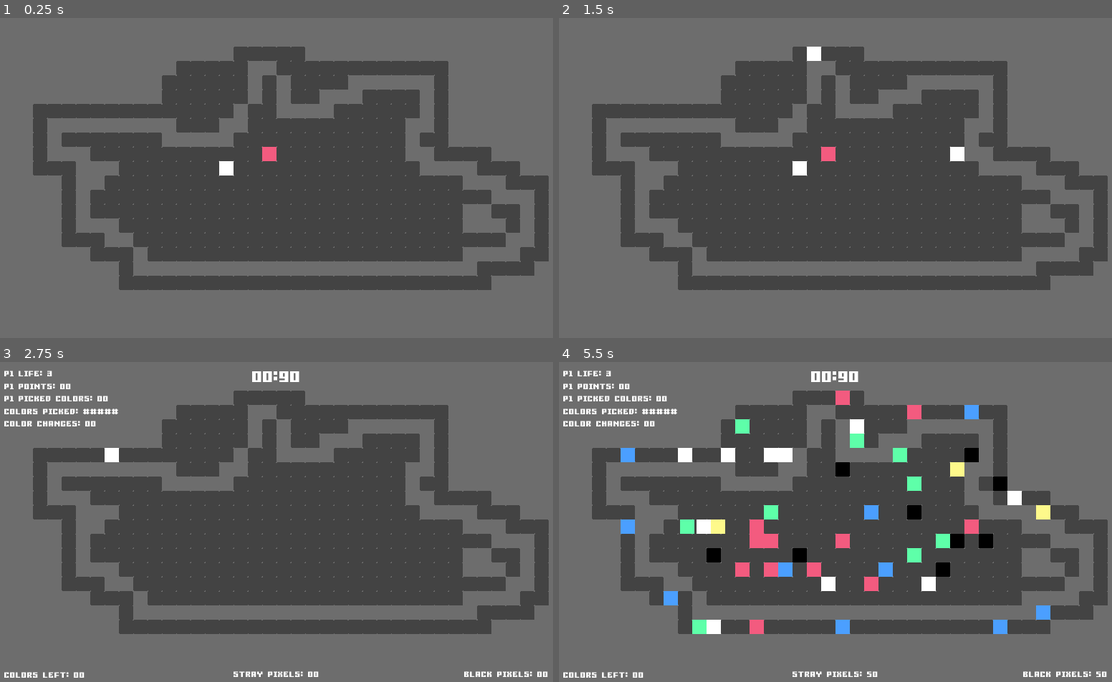
Above: before the commit, frames 1-4 (two rows, left to right).
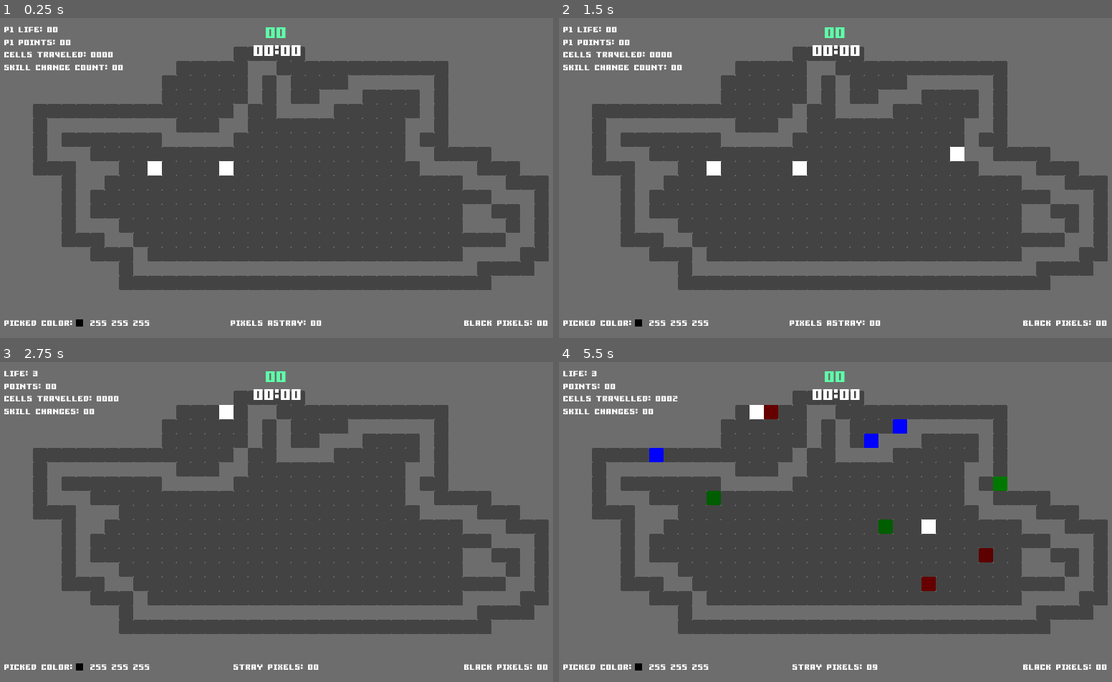
Above: after the commit, the same moments.

Repository: Lerimama/Pixel-Astray
Game: Godot game, scene res://Arena.tscn
The game is run twice, just before and just after one commit, with the same random seed, the same clock (stepped at 60 frames per second) and the same inputs.
Inputs (mouse positions are in pixels of both pictures, inside the frame that each line leads up to):
- Up to frame 1 (0.25 s): no input
- Up to frame 2 (1.5 s): tap Enter (ui_accept) at 0.5, 0.77, 1.25 s; move the mouse to (962, 162) at 0.52 s; hold Right (ui_right) 0.53-1.25 s; tap 1 (no1) at 0.6 s; click (962, 162) at 0.67 s; tap 2 (no2) at 0.8 s; drag from (719, 194) to (829, 155) at 1.27 s
- Up to frame 3 (2.75 s): tap Enter (ui_accept) at 2 s; move the mouse to (331, 451) at 2.02 s; hold Left (ui_left) from 2.03 s (still down); tap 3 (no3) at 2.1 s; tap R (r) at 2.3 s
- Up to frame 4 (5.5 s): release Left (ui_left) at 2.75 s; tap Enter (ui_accept) at 2.75, 3.5, 3.77, 5 s; drag from (807, 586) to (664, 474) at 2.77 s; move the mouse to (1006, 570) at 3.52 s; hold Right (ui_right) 3.53-4.25 s; tap X (x) at 3.6 s; tap 1 (no1) at 3.8 s; drag from (664, 474) to (747, 442) at 4.27 s; move the mouse to (863, 522) at 5.02 s; hold Right (ui_right) from 5.03 s (still down); hold Ctrl (ctrl) from 5.03 s (still down); click (863, 522) at 5.17 s; tap 3 (no3) at 5.3 s

The runs differ from the first frame. In frame 1, 2.0% of the frame differs, in the area x 0-100%, y 2-97%; in frame 2, 2.0%; in frame 3, 2.8%; in frame 4, 9.7%, in the area x 0-100%, y 2-99%.
Error after the commit: Invalid get index 'stray_pixels' (on base: 'Dictionary'). (res://GameManager.gd:167)

Commit message:
En delavnik pred dedlajnom

Diff:
--- a/Arena.tscn
+++ b/Arena.tscn
@@ -179,7 +179,7 @@
 dir_memory_mode = true
 
 [node name="StrayPixel" parent="." instance=ExtResource( 9 )]
-position = Vector2( 624, 304 )
+position = Vector2( 368, 336 )
 
 [node name="AnimationPlayer" type="AnimationPlayer" parent="."]
 anims/ghost = SubResource( 119 )
@@ -189,7 +189,7 @@
 [node name="HUD" type="Node2D" parent="UI"]
 script = ExtResource( 13 )
 
-[node name="Control" type="Control" parent="UI/HUD"]
+[node name="HudControl" type="Control" parent="UI/HUD"]
 anchor_right = 0.997
 anchor_bottom = 0.994
 margin_right = 1280.0
@@ -200,18 +200,31 @@
 "_edit_lock_": true
 }
 
-[node name="GameTime" type="Label" parent="UI/HUD/Control"]
+[node name="GameTime" type="Label" parent="UI/HUD/HudControl"]
 anchor_left = 0.5
 anchor_right = 0.5
-margin_left = -64.0
-margin_right = 64.0
-margin_bottom = 52.0
+margin_left = -52.0
+margin_top = 40.0
+margin_right = 56.0
+margin_bottom = 92.0
 custom_fonts/font = ExtResource( 12 )
 text = "00:00"
 align = 1
 valign = 2
 
-[node name="PlayerLife" type="Label" parent="UI/HUD/Control"]
+[node name="Level" type="Label" parent="UI/HUD/HudControl"]
+modulate = Color( 0.368627, 1, 0.662745, 1 )
+anchor_left = 0.5
+anchor_right = 0.5
+margin_left = -24.0
+margin_right = 24.0
+margin_bottom = 52.0
+custom_fonts/font = ExtResource( 12 )
+text = "00"
+align = 1
+valign = 2
+
+[node name="Life" type="Label" parent="UI/HUD/HudControl"]
 margin_left = 32.0
 margin_top = 10.0
 margin_right = 178.0
@@ -222,7 +235,7 @@
 "_editor_description_": ""
 }
 
-[node name="PlayerPoints" type="Label" parent="UI/HUD/Control"]
+[node name="Points" type="Label" parent="UI/HUD/HudControl"]
 margin_left = 32.0
 margin_top = 38.0
 margin_right = 178.0
@@ -233,48 +246,84 @@
 "_editor_description_": ""
 }
 
-[node name="PlayerColor" type="Label" parent="UI/HUD/Control"]
+[node name="CellsTravelled" type="Label" parent="UI/HUD/HudControl"]
 margin_left = 32.0
 margin_top = 66.0
-margin_right = 216.0
+margin_right = 264.0
 margin_bottom = 92.0
-text = "PLAYER COLOR: 00"
-valign = 2
-__meta__ = {
-"_editor_description_": ""
-}
-
-[node name="ColorsPicked" type="Label" parent="UI/HUD/Control"]
+text = "CELLS TRAVELED: 0000"
+valign = 2
+__meta__ = {
+"_editor_description_": ""
+}
+
+[node name="SkilChangeCount" type="Label" parent="UI/HUD/HudControl"]
 margin_left = 32.0
 margin_top = 94.0
-margin_right = 280.0
+margin_right = 288.0
 margin_bottom = 120.0
-text = "COLORS PICKED: #####"
-valign = 2
-__meta__ = {
-"_editor_description_": ""
-}
-
-[node name="ColorChangeCount" type="Label" parent="UI/HUD/Control"]
-margin_left = 32.0
-margin_top = 122.0
-margin_right = 284.0
-margin_bottom = 148.0
-text = "COLOR CHANGES: 00"
-valign = 2
-__meta__ = {
-"_editor_description_": ""
-}
-
-[node name="PixelsStray" type="Label" parent="UI/HUD/Control"]
+text = "SKILL CHANGE COUNT: 00"
+valign = 2
+__meta__ = {
+"_editor_description_": ""
+}
+
+[node name="PickedColor" type="Control" parent="UI/HUD/HudControl"]
+anchor_top = 1.0
+anchor_bottom = 1.0
+margin_left = 32.0
+margin_top = -48.0
+margin_right = 356.0
+margin_bottom = -28.0
+
+[node name="Label" type="Label" parent="UI/HUD/HudControl/PickedColor"]
+anchor_top = 1.0
+anchor_bottom = 1.0
+margin_top = -26.0
+margin_right = 146.0
+text = "PICKED COLOR:"
+valign = 2
+__meta__ = {
+"_editor_description_": ""
+}
+
+[node name="ColorBox" type="Control" parent="UI/HUD/HudControl/PickedColor"]
+anchor_top = 1.0
+anchor_bottom = 1.0
+margin_left = 160.0
+margin_top = -19.0
+margin_right = 176.0
+margin_bottom = -3.0
+__meta__ = {
+"_edit_group_": true
+}
+
+[node name="ColorRect" type="ColorRect" parent="UI/HUD/HudControl/PickedColor/ColorBox"]
+margin_right = 16.0
+margin_bottom = 16.0
+color = Color( 0, 0, 0, 1 )
+
+[node name="Value" type="Label" parent="UI/HUD/HudControl/PickedColor"]
+anchor_top = 1.0
+anchor_bottom = 1.0
+margin_left = 192.0
+margin_top = -26.0
+margin_right = 320.0
+text = "255 255 255"
+valign = 2
+__meta__ = {
+"_editor_description_": ""
+}
+
+[node name="PixelsStray" type="Label" parent="UI/HUD/HudControl"]
 anchor_left = 0.5
 anchor_top = 1.0
 anchor_right = 0.5
 anchor_bottom = 1.0
 margin_left = -128.0
-margin_top = -38.0
+margin_top = -54.0
 margin_right = 128.0
-margin_bottom = -12.0
+margin_bottom = -28.0
 text = "PIXELS ASTRAY: 00"
 align = 1
 valign = 2
@@ -282,15 +331,15 @@
 "_editor_description_": ""
 }
 
-[node name="PixelsHome" type="Label" parent="UI/HUD/Control"]
+[node name="PixelsHome" type="Label" parent="UI/HUD/HudControl"]
 anchor_left = 1.0
 anchor_top = 1.0
 anchor_right = 1.0
 anchor_bottom = 1.0
 margin_left = -288.0
-margin_top = -38.0
+margin_top = -54.0
 margin_right = -32.0
-margin_bottom = -12.0
+margin_bottom = -28.0
 text = "BLACK PIXELS: 00"
 align = 2
 valign = 2
@@ -298,17 +347,4 @@
 "_editor_description_": ""
 }
 
-[node name="ArenaColors" type="Label" parent="UI/HUD/Control"]
-anchor_top = 1.0
-anchor_bottom = 1.0
-margin_left = 32.0
-margin_top = -37.0
-margin_right = 288.0
-margin_bottom = -11.0
-text = "COLORS LEFT: 00"
-valign = 2
-__meta__ = {
-"_editor_description_": ""
-}
-
 [connection signal="floor_completed" from="FloorMap" to="GameManager" method="_on_FloorMap_floor_completed"]
--- a/AutoConfig.gd
+++ b/AutoConfig.gd
@@ -27,11 +27,6 @@
 var color_red = Color("#f35b7f")
 var color_yellow = Color("#fef98b")
 
-
-# enums
-enum GameStats {PLAYER_POINTS, PLAYER_COLOR, COLORS_PICKED, COLOR_CHANGE_COUNT, SKILL_USE_COUNT, PIXELS_STRAY, PIXELS_HOME, ARENA_COLORS}
-
-#enum GameStats {PLAYER_POINTS, PLAYER_COLOR, ARENA_COLORS, PIXELS_STRAY, PIXELS_HOME}
 
 
 var bolt_explosion_shake
--- a/AutoGlobal.gd
+++ b/AutoGlobal.gd
@@ -22,8 +22,8 @@
 
 func print_id (object):
 #	print ("current_scene: ", current_scene)
-	printt("Printam ... ", object.name, object.global_position)
-
+#	printt("Printam ... ", object.name, object.global_position)
+	pass
 func get_random_member_index(group_of_elements, offset):
 
 		var random_range = group_of_elements.size()
--- a/AutoProfiles.gd
+++ b/AutoProfiles.gd
@@ -28,14 +28,17 @@
 	"player_active" : true,
 	"life" : 3,
 	"points" : 0,
-	"color_sum" : 0,
-	"colors_picked" : 0,
-	"color_change_count" : 0,
+#	"color_sum" : 0,
+	"skill_change_count" : 0,
+	"cells_travelled" : 0,
+
+	# obs?
+#	"colors_picked" : 0,
 }
 
 var default_game_stats : Dictionary = { # tole ne uporabljam v zadnji varianti
 	"game_time" : 90, # sekund
-	"colors_left" : 0,
+	"level_no" : 0,
 	"stray_pixels" : 0,
 	"black_pixels" : 0,
 }
--- a/GameManager.gd
+++ b/GameManager.gd
@@ -33,7 +33,7 @@
 
 
 func _ready() -> void:
-
+	randomize()
 	Global.game_manager = self
 
 
@@ -44,7 +44,7 @@
 	if Input.is_action_just_pressed("no2"):
 		spawn_stray_pixel(1)
 	if Input.is_action_just_pressed("no3"):
-		spawn_stray_pixel(50)
+		spawn_stray_pixel(9)
 #	if Input.is_action_just_pressed("x"):
 #		start_game()
 	if Input.is_action_just_pressed("r"):
@@ -89,35 +89,115 @@
 		# _temp
 		P1 = new_player_pixel
 
-
+var random_split_ad_factor = 0.1 # skrbi da je prilagojeno na številorazrezov
+
+func split_colors(strays_count):
+
+	# delim število straysov s številom komponent ... ker kličem funkcijo za vsako barvno komponento posebej
+	var split_count = strays_count / 3
+
+	# določim razpon vrednosti barve
+	var split_color_value = color_spectrum / split_count
+	var split_colors_random: Array = []
+
+	# dodam "random" dodatek, ki je v razmerju s številom splitov
+	var random_split_ad = (color_spectrum / split_count) * random_split_ad_factor
+	# za vsak split
+	for split in split_count:
+		# randomiziraš
+		var random_color_value = split_color_value + random_split_ad
+		random_split_ad += random_split_ad
+
+		# random vrednost zapišeš v array
+		split_colors_random.append(random_color_value)
+		printt("random_split_ad", random_split_ad)
+
+	# resetiram randomize
+	random_split_ad = (color_spectrum / split_count) * random_split_ad_factor
+#		# določi obseg števil iz množice 255
+#		var split_range = 255 / split_count
+#
+#		# določim lokacijo obsega v množici
+#
+#		split_index =
+#
+#
+#	var new_color_r = 255
+#	var new_color_g
+#	var new_color_b
+#
+#	# delim na število delov
+#
+	# dodam random števila v nekem obsegu + -
+
+	return split_colors_random
+
+
+var color_spectrum = 255.0
 func spawn_stray_pixel(strays_amount):
 
+#	strays_amount = 50
+#	var available_red_values: Array = split_colors(strays_amount)
+#	var available_blue_colors: Array = split_colors(strays_amount)
+#	var available_green_colors: Array = split_colors(strays_amount)
+#	printt("available_red_values", available_red_values) # setget snapa pixel
+
+
 	if not available_positions.empty():
 
-		for stray in strays_amount:
-
-			spawned_stray_index += 1
-
-			# instance
-			var new_stray_pixel = StrayPixel.instance()
-
-			# določanje tipa
-			var skills_dictionary: Dictionary = new_stray_pixel.States
-			var selected_skill_index: int = Global.get_random_member_index(skills_dictionary, 1)
-			new_stray_pixel.current_state = selected_skill_index # setget snapa pixel
-
-			# žrebanje pozicije
-			var selected_cell_index: int = Global.get_random_member_index(available_positions, 0)
-			new_stray_pixel.global_position = available_positions[selected_cell_index] + grid_cell_size/2 # ... ne rabim snepat ker se v pixlu na redi funkciji
-
-			#spawn
-			Global.node_creation_parent.add_child(new_stray_pixel)
-
-			# connect
-			new_stray_pixel.connect("stat_changed", self, "_on_stat_changed")
-
-			# odstranim uporabljeno celico
-			available_positions.remove(selected_cell_index)
+		var color_component_index = 1 # za dolčanje katero RGB spreminjamo
+
+		for color in 3: # 3 barv so v RGB
+			# najprej rdeče barve
+			for stray in strays_amount / 3:
+				spawned_stray_index += 1
+
+				# instance
+				var new_stray_pixel = StrayPixel.instance()
+				# žrebanje pozicije
+				var selected_cell_index: int = Global.get_random_member_index(available_positions, 0)
+				new_stray_pixel.global_position = available_positions[selected_cell_index] + grid_cell_size/2 # ... ne rabim snepat ker se v pixlu na redi funkciji
+				#spawn
+				Global.node_creation_parent.add_child(new_stray_pixel)
+				# connect
+				new_stray_pixel.connect("stat_changed", self, "_on_stat_changed")
+				# odstranim uporabljeno pozicijo
+				available_positions.remove(selected_cell_index)
+				# v hud
+				new_game_stats["stray_pixels"] += 1
+
+
+				# BARVANJE PIXLA
+
+				var available_red_values: Array = split_colors(strays_amount)
+
+
+				# random barva iz arraya barv
+				var random_red_value_index = randi() % available_red_values.size()
+				var random_red_value = available_red_values[random_red_value_index]
+				var random_red_value_float: float = random_red_value / color_spectrum
+
+
+				# obarvaj pixel
+				var random_pixel_color: Color = Color(random_red_value_float, 0, 0)
+
+				match color_component_index:
+					1:
+						random_pixel_color = Color(random_red_value_float, 0, 0)
+					2:
+						random_pixel_color = Color(0, random_red_value_float, 0)
+					3:
+						random_pixel_color = Color(0, 0, 1)
+
+				color_component_index += 1
+				if color_component_index > 3:
+					color_component_index = 1
+
+				new_stray_pixel.modulate = random_pixel_color
+
+
+
+
 
 
 func start_game():
@@ -165,37 +245,63 @@
 func _on_stat_changed(stat_owner, changed_stat, new_stat_value):
 # ne setaš tipa parametrov, ker je lahko v različnih oblikah (index, string, float, ...)
 
-#	printt("GM",stat_owner, changed_stat, new_stat_value)
-#	var player_stats_to_change: Dictionary = game_stats[stat_owner_id]
+	printt("GM",stat_owner, changed_stat, new_stat_value)
+
+	var black_pixel_points = 10
+	var skill_change_points = - 3
+	var cell_travel_points = - 1
 
 	# napolni slovarje s statistko
 	match changed_stat:
 
+
 		# player stats
 		"life":
-			new_player_stats["life"] -= new_stat_value
+			new_player_stats["life"] += new_stat_value
 			if new_player_stats["life"] > 0:
 				spawn_player_pixel("Moe")
 			printt("LIFE: ", new_player_stats["life"])
-		"points":
-			new_player_stats["points"] += new_stat_value
-			printt("POINTS: ", new_player_stats["points"])
-		"color_sum":
-			new_player_stats["color_sum"] += new_stat_value
-			printt("COLOR SUM: ", new_player_stats["color_sum"])
-		"colors_picked":
-			new_player_stats["colors_picked"] = new_stat_value
-			printt("COLORS PICKED: ", new_player_stats["colors_picked"])
-		"color_change_count":
-			new_player_stats["color_change_count"] += new_stat_value
-			printt("COLOR CHNG: ", new_player_stats["color_change_count"])
-		# game stats ... nekatere se beležijo prek FP
-		"colors_left":
-			new_game_stats["colors_left"] += new_stat_value
-			printt("COLOR LEFT: ", new_game_stats["colors_left"])
-		"stray_pixels":
-			new_game_stats["stray_pixels"] += new_stat_value
-			printt("STRAY PIXELS: ", new_game_stats["stray_pixels"])
+
+			# reset player stats (nekatere)
+			new_player_stats["cells_travelled"] = 0
+			new_player_stats["skill_change_count"] = 0
+			# pa picked color dej na črno
+
+			# če ni več lajfa
+			if new_player_stats["life"] <= 0:
+				printt("_temp", "GAME OVER")
+				pass
+
+		"cells_travelled":
+			new_player_stats["cells_travelled"] += new_stat_value
+			printt("CELLS TRAVELLED: ", new_player_stats["cells_travelled"])
+			# točke
+			if new_player_stats["points"] > 0:
+				new_player_stats["points"] += cell_travel_points
+
+		"skill_change_count":
+			new_player_stats["skill_change_count"] += new_stat_value
+			printt("COLOR CHNG: ", new_player_stats["skill_change_count"])
+			# točke
+			if new_player_stats["points"] > 0:
+				new_player_stats["points"] += skill_change_points
+
 		"black_pixels":
 			new_game_stats["black_pixels"] += new_stat_value
+			new_game_stats["stray_pixels"] -= new_stat_value
 			printt("BLACK PIXELS: ", new_game_stats["black_pixels"])
+			# točke
+			new_player_stats["points"] += black_pixel_points
+
+
+		# game stats ... nekatere se beležijo prek FP
+#		"stray_pixels":
+#			new_game_stats["stray_pixels"] += new_stat_value
+#			printt("STRAY PIXELS: ", new_game_stats["stray_pixels"])
+#		"points":
+#			new_player_stats["points"] += new_stat_value
+#			printt("POINTS: ", new_player_stats["points"])
+
+	# disable moving
+	if new_player_stats["points"] <= 0:
+		print("CAN'T MOVE")
--- a/scripts/HUD.gd
+++ b/scripts/HUD.gd
@@ -4,20 +4,23 @@
 var player_stats: Dictionary
 var game_stats: Dictionary
 
-onready var hud_control: Control = $Control
+onready var hud_control: Control = $HudControl
 
 # player hud
-onready var player_life: Label = $Control/PlayerLife
-onready var player_points: Label = $Control/PlayerPoints
-onready var player_color: Label = $Control/PlayerColor
-onready var colors_picked: Label = $Control/ColorsPicked
-onready var color_change_count: Label = $Control/ColorChangeCount
+onready var player_life: Label = $HudControl/Life
+onready var player_points: Label = $HudControl/Points
+onready var player_color: Label = $HudControl/PlayerColor
+onready var skill_change_count: Label = $HudControl/SkilChangeCount
+onready var cells_travelled: Label = $HudControl/CellsTravelled
 
 # game hud
-onready var game_time: Label = $Control/GameTime
-onready var stray_pixels: Label = $Control/PixelsStray
-onready var black_pixels: Label = $Control/PixelsHome
-onready var colors_left: Label = $Control/ArenaColors
+onready var game_time: Label = $HudControl/GameTime
+onready var stray_pixels: Label = $HudControl/PixelsStray
+onready var black_pixels: Label = $HudControl/PixelsHome
+onready var picked_color: Control = $HudControl/PickedColor
+onready var color_rect: ColorRect = $HudControl/ColorPicked/ColorBox/ColorRect
+onready var value: Label = $HudControl/ColorPicked/Value
+
 
 # temp ... moral bi delat z global nodetom
 onready var game_manager: Node = $"../../GameManager"
@@ -26,10 +29,10 @@
 func _ready() -> void:
 
 	# skrij statistiko
-	hud_control.visible = false
+	hud_control.visible = true
 
 #	Global.game_manager.connect("stat_change_received", self, "on_stat_change_received", [], CONNECT_DEFERRED) # signal pride iz GM in pošlje spremenjeno statistiko
-	game_manager.connect("stat_change_received", self, "_on_stat_change_received") # signal pride iz GM in pošlje spremenjeno statistiko
+#	game_manager.connect("stat_change_received", self, "_on_stat_change_received") # signal pride iz GM in pošlje spremenjeno statistiko
 
 
 func _process(delta: float) -> void:
@@ -43,15 +46,17 @@
 		game_stats = Global.game_manager.new_game_stats
 
 		# pixel stats
-		player_life.text = "P1 LIFE: %s" % player_stats["life"]
-		player_points.text = "P1 POINTS: %02d" % player_stats["points"]   # dela
-		player_color.text = "P1 COLOR SUM: %02d" % player_stats["color_sum"]
-		player_color.text = "P1 PICKED COLORS: %02d" % player_stats["colors_picked"]
-		color_change_count.text = "COLOR CHANGES: %02d" % player_stats["color_change_count"]
+		player_life.text = "LIFE: %s" % player_stats["life"]
+		player_points.text = "POINTS: %02d" % player_stats["points"]
+		skill_change_count.text = "SKILL CHANGES: %02d" % player_stats["skill_change_count"]
+		cells_travelled.text = "CELLS TRAVELLED: %04d" % player_stats["cells_travelled"]
+
 		# game stats
-		game_time.text = "00:%02d" % Global.game_manager.new_game_stats["game_time"]
-		stray_pixels.text = "STRAY PIXELS: %02d" % Global.game_manager.strays_in_game.size()
-		black_pixels.text = "BLACK PIXELS: %02d" % Global.game_manager.strays_in_game.size()
+		stray_pixels.text = "STRAY PIXELS: %02d" % Global.game_manager.new_game_stats["stray_pixels"]
+		black_pixels.text = "BLACK PIXELS: %02d" % Global.game_manager.new_game_stats["black_pixels"]
+#		game_time.text = "00:%02d" % Global.game_manager.new_game_stats["game_time"]
+
 	else:
 		if hud_control.visible:
-			hud_control.visible = false
+#			hud_control.visible = false
+			pass
--- a/scripts/Pixel.gd
+++ b/scripts/Pixel.gd
@@ -64,7 +64,7 @@
 
 
 # player stats
-var color_change_count: int = 0
+var skill_change_count: int = 0
 
 var push_time: float = 0.5
 var push_cell_count: int = 1
@@ -86,7 +86,8 @@
 		explode_pixel()
 
 	state_machine()
-	modulate = state_colors[current_state]
+#	modulate = state_colors[current_state] ... težko vplivam če je tukaj
+#	print("current color", state_colors[current_state], pixel_color)
 
 	frame_counter += 1
 
@@ -151,10 +152,12 @@
 	# transition
 
 	# statistika
-	color_change_count += 1
-	emit_signal("stat_changed", self, "color_change_count", 1)
+	skill_change_count += 1
+	emit_signal("stat_changed", self, "skill_change_count", 1)
 	# new state
 	current_state = new_state_id
+	modulate = state_colors[current_state]
+#	modulate = state_colors[current_state]
 
 
 func step_inputs():
@@ -215,6 +218,9 @@
 
 	new_tween = get_tree().create_tween()
 	new_tween.tween_property(self, "position", global_position + step_direction * cell_size_x * step_cell_count, step_time).set_trans(Tween.TRANS_LINEAR).set_ease(Tween.EASE_IN_OUT)
+
+	# pošljem signal, da odštejem točko
+	emit_signal("stat_changed", self, "cells_travelled", 1)
 
 
 func run():
@@ -308,11 +314,10 @@
 
 	cocking_cells.append(new_pixel_ghost)
 
-	print("cocking_cells", cocking_cells)
+#	printt("spawned cocking  cells", cocking_cells)
 
 
 func release_cockup_cells():
-	print("cocking_cells", cocking_cells)
 
 	for cocking_cell in cocking_cells:
 		cocking_cell.fade_out()
@@ -320,7 +325,6 @@
 	cocking_cells = []
 	cockup_time = 0
 	cockup_cells_count = 0
-	print("cocking_cells", cocking_cells)
 
 
 func burst(burst_direction, backup_cells_count):
@@ -425,16 +429,16 @@
 func pull_control():
 
 	if Input.is_action_just_pressed("ui_up"):
+		direction = Vector2.DOWN
+		pull(direction)
+	elif Input.is_action_just_pressed("ui_down"):
 		direction = Vector2.UP
 		pull(direction)
-	elif Input.is_action_just_pressed("ui_down"):
-		direction = Vector2.DOWN
-		pull(direction)
 	elif Input.is_action_just_pressed("ui_left"):
-		direction = Vector2.LEFT
+		direction = Vector2.RIGHT
 		pull(direction)
 	elif Input.is_action_just_pressed("ui_right"):
-		direction = Vector2.RIGHT
+		direction = Vector2.LEFT
 		pull(direction)
 
 #	collision_ray.cast_to = direction * cell_size_x # ray kaže na naslednjo pozicijo
@@ -517,7 +521,6 @@
 var pixel_break_time: float = 0.3
 
 
-
 func explode_pixel():
 
 	# breaking
@@ -542,8 +545,9 @@
 
 
 func die():
-	emit_signal("stat_changed", self, "life", 1)
+	emit_signal("stat_changed", self, "life", -1)
 #	visible = false
+	print("KVEFRI")
 	queue_free()
 
 
@@ -596,15 +600,64 @@
 
 
 
+var pixel_color_sum: Color
+# stats v hudu
+#onready var picked_color: Control = $"../UI/HUD/HudControl/PickedColor"
+onready var picked_color_rect: ColorRect = $"../UI/HUD/HudControl/PickedColor/ColorBox/ColorRect"
+onready var color_value: Label = $"../UI/HUD/HudControl/PickedColor/Value"
+
 func _on_DetectArea_body_entered(body: Node) -> void:
 
 	if skill_activated:
 		speed = 0
 		if body.is_in_group(Config.group_strays):
+
+			# poberi trenutni seštevek barv
+			var current_color_sum = state_colors[current_state]
+
+			# change pixel
+			speed = 0
 			_change_state(States.WHITE)
-#			body.explode_pixel()
-			emit_signal("stat_changed", self, "colors_picked", body.state_colors[body.current_state])
-			modulate = body.state_colors[body.current_state]
+
+
+			# poberi barvo pixla
+			var picked_color = body.modulate
+			picked_color_rect.color = picked_color
+
+			# picked color
+			var rgb_red: float = picked_color.r * 255
+			var rgb_green: float = picked_color.g * 255
+			var rgb_blue: float = picked_color.b * 255
+			var display_red: String = "%03d" % rgb_red
+			var display_green: String = " %03d" % rgb_green
+			var display_blue: String = " %03d" % rgb_blue
+			# v hud
+			color_value.text = display_red + display_green + display_blue
+
+			# blended pixel color
+			pixel_color_sum = current_color_sum + picked_color
+			modulate = pixel_color_sum
+
+			# stray disabled
 			body.current_state = body.States.BLACK
+			body.turn_off() # stray javi svojo smrt v hud
+
+
+			printt("prev color sum", current_color_sum)
+			printt("picked color", body.state_colors[body.current_state])
+			printt("new color sum", pixel_color_sum)
+			# seštej in zabeleži v statistiko
+
+##			# body.explode_pixel()
+#			emit_signal("stat_changed", self, "colors_picked", body.state_colors[body.current_state])
+
+			# seštej
+
+			# blend
+#			var blended_color = color_rect.color.blend(body.state_colors[body.current_state]) # Brown with alpha of 75%
+#			body.modulate = Color.black
+
+
+#			modulate += body.state_colors[body.current_state]
 		else:
 			explode_pixel()
--- a/scripts/PixelExplosion.gd
+++ b/scripts/PixelExplosion.gd
@@ -17,7 +17,7 @@
 
 func _ready() -> void:
 	randomize()
-#	triangulate_polygon()
+	triangulate_polygon()
 
 
 func _process(delta: float) -> void:
--- a/scripts/StrayPixel.gd
+++ b/scripts/StrayPixel.gd
@@ -5,7 +5,7 @@
 #signal target_reached(global_position) #
 
 # VSI PIXLI
-signal stat_changed (stat_owner, stat, stat_change)
+signal stat_changed (stat_owner, stat, stat_change) # owner je v tem primeru nepomemben ... zato ga ni
 
 var speed: float = 0
 var max_speed: float = 10
@@ -70,7 +70,8 @@
 func _physics_process(delta: float) -> void:
 
 	state_machine()
-	modulate = state_colors[current_state]
+#	modulate = state_colors[current_state]
+
 	# ghost
 	# global_position += direction * speed
 	# speed = lerp(speed, max_speed, 0.015)
@@ -132,10 +133,11 @@
 #	snap_to_nearest_grid()
 
 	# statistika
-	emit_signal("stat_changed", Global.game_manager.P1, "points", 1)
+#	emit_signal("stat_changed", Global.game_manager.P1, "points", 1)
 
 	# new state
 	current_state = new_state_id
+	modulate = state_colors[current_state]
 
 
 func snap_to_nearest_grid():
@@ -154,8 +156,6 @@
 		# snap it
 		global_position = Vector2(nearest_cell.x + cell_size_x/2, nearest_cell.y + cell_size_x/2)
 
-
-
 onready var poly_broken: Polygon2D = $PolyBroken
 var pixel_break_time: float = 0.3
 
@@ -165,7 +165,6 @@
 
 func explode_pixel():
 
-	self
 	# breaking
 	poly_broken.visible = true
 #	poly_broken.modulate = state_colors[current_state]
@@ -175,7 +174,7 @@
 	yield(get_tree().create_timer(pixel_break_time),"timeout")
 	yield(get_tree().create_timer(0.1),"timeout")
 
-	# spawn delaunay and explode
+	# explode
 	var new_exploding_pixel = PixelExplosion.instance()
 	new_exploding_pixel.modulate = state_colors[current_state]
 	new_exploding_pixel.global_position = global_position - Vector2.ONE * cell_size_x / 2
@@ -187,12 +186,23 @@
 	die()
 
 
+func turn_off():
+
+	new_tween = get_tree().create_tween().set_trans(Tween.TRANS_SINE)
+	new_tween.tween_property(self, "modulate:a", 0, 3)
+	new_tween.tween_callback(self, "die")
+
 func die():
-	emit_signal("stat_changed", self, "life", 1)
-#	visible = false
+	# pošljem barvo
+#	emit_signal("stat_changed", "black_pixels", 1)
+
+	# pošljem turnoff
+	emit_signal("stat_changed", self, "black_pixels", 1) # owner je v tem primeru nepomemben ... zato ga ni
+	print("strey kvfrid")
 	queue_free()
 
 
-func _on_DetectArea_body_entered() -> void:
+
+func _on_DetectArea_body_entered(body: Node) -> void:
 #	explode_pixel()
 	pass # Replace with function body.
